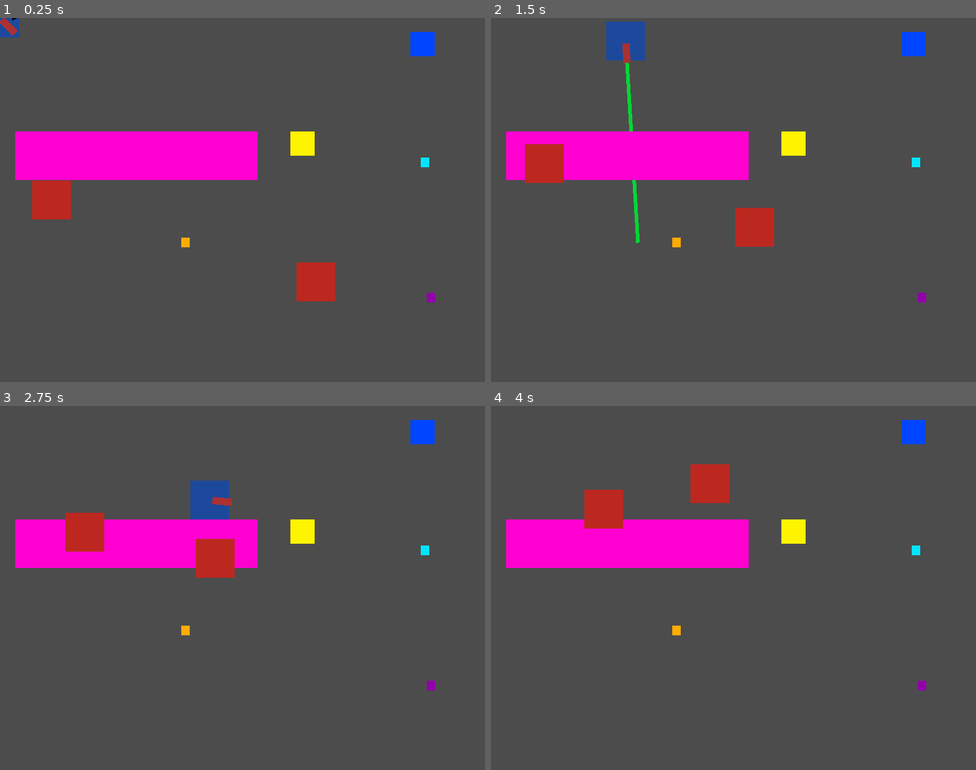
Above: before the commit, frames 1-4 (two rows, left to right).
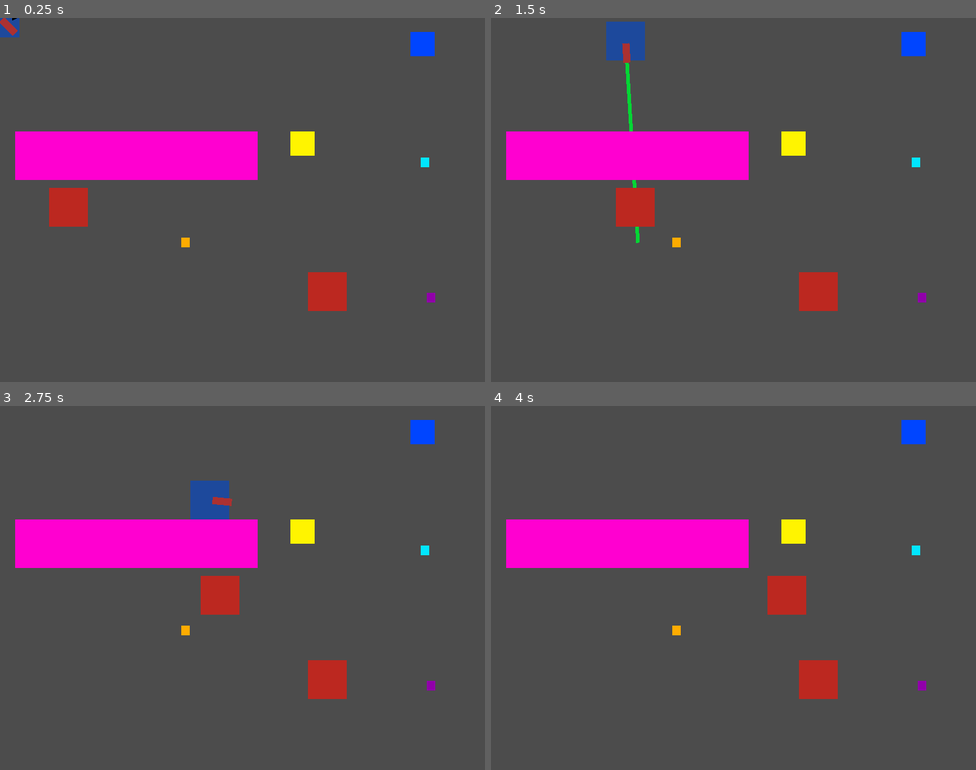
Above: after the commit, the same moments.

Repository: Hackerspace-IFUSP/Crossover_Jam_2021
Game: Godot game, scene res://Scenes/Game.tscn
The game is run twice, just before and just after one commit, with the same random seed, the same clock (stepped at 60 frames per second) and the same inputs.
Inputs (mouse positions are in pixels of both pictures, inside the frame that each line leads up to):
- Up to frame 1 (0.25 s): no input
- Up to frame 2 (1.5 s): move the mouse to (840, 181) at 0.52 s; hold Right (ui_right) 0.53-1.28 s; tap Space (dash) at 0.6 s; move the mouse to (636, 218) at 1.27 s; hold Down (ui_down) from 1.28 s (still down); click (636, 218) at 1.35 s
- Up to frame 3 (2.75 s): move the mouse to (291, 507) at 2.02 s; release Down (ui_down) at 2.03 s; hold Right (ui_right) from 2.03 s (still down); tap Space (dash) at 2.1 s
- Up to frame 4 (4 s): move the mouse to (709, 660) at 2.77 s; release Right (ui_right) at 2.78 s; hold Up (ui_up) 2.78-3.53 s; click (709, 660) at 2.85 s; move the mouse to (879, 642) at 3.52 s; hold Left (ui_left) from 3.53 s (still down); tap Space (dash) at 3.6 s

The runs differ from the first frame. In frame 1, 1.7% of the frame differs, in the area x 6-72%, y 44-81%; in frame 2, 3.4%, in the area x 7-72%, y 34-81%; in frame 3, 3.3%; in frame 4, 3.4%.

Commit message:
added: my signature and sprinting mechanics to enemy AI

Diff:
--- a/Scenes/Enemy.tscn
+++ b/Scenes/Enemy.tscn
@@ -7,6 +7,7 @@
 extents = Vector2( 32, 32 )
 
 [node name="Enemy" type="KinematicBody2D"]
+collision_mask = 3
 script = ExtResource( 2 )
 
 [node name="Sprite" type="Sprite" parent="."]
--- a/Scenes/Game.tscn
+++ b/Scenes/Game.tscn
@@ -287,6 +287,7 @@
 position = Vector2( 88, 312 )
 speed = 50.0
 moves = [ Vector2( 500, 0 ), Vector2( 0, 200 ) ]
+velocity = Vector2( 100, 0 )
 
 [node name="Enemy2" parent="." instance=ExtResource( 5 )]
 position = Vector2( 539.9, 450.709 )
--- a/Scripts/Enemy.gd
+++ b/Scripts/Enemy.gd
@@ -1,18 +1,21 @@
+# Created on September 22th, 2021 by Ícaro Freire
+# https://github.com/ivfreire
+
 # Classe que contém variáveis e métodos comuns a todos os inimigos
 
 extends KinematicBody2D
 class_name Enemy
 
 
-# Define os estados que os inimigos podem estar: parado, patrulha ou ataque
-enum State { IDLING, PATROLLING, CATCHING }
+# Define os estados que os inimigos podem estar: parado, patrulha, perseguição ou correndo
+enum State { IDLING, PATROLLING, CATCHING, SPRINTING }
 
 export var speed: float = 100
-export var moves = []					# array de Vector2 descrevendo o deslocamento da patrulha
+export var moves = []						# array de Vector2 descrevendo o deslocamento da patrulha
 
-var velocity: Vector2 = Vector2(0, 0)
-var state = State.CATCHING			# estado
-var patrol: = [ 0, 1, Vector2() ]		# ( pontoAtual, sentido, proximaPosicao )
+export var velocity: Vector2 = Vector2(0, 0)
+export var state = State.SPRINTING			# estado
+var patrol: = [ 0, 1, Vector2() ]			# ( pontoAtual, sentido, proximaPosicao )
 
 onready var player = get_node('../Player')
 
@@ -65,3 +68,9 @@
 func catching(delta):
 	self.velocity = self.position.direction_to(player.global_position) * speed
 	pass
+
+# Faz o inimigo correr
+func sprint(velocity: Vector2):
+	self.velocity = velocity
+	self.state = State.SPRINTING
+	pass
